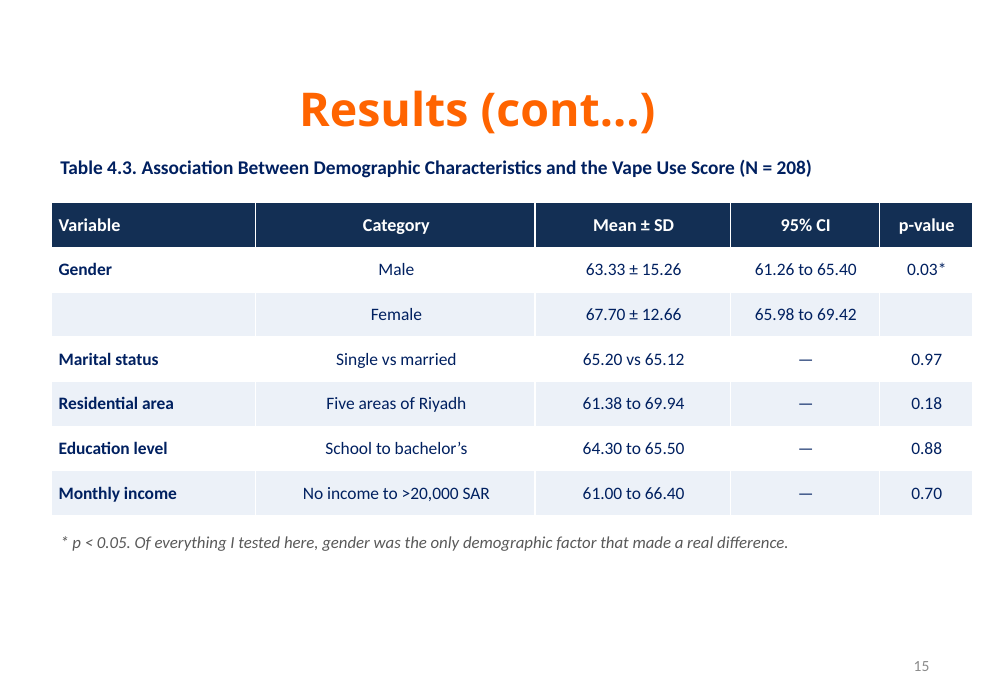
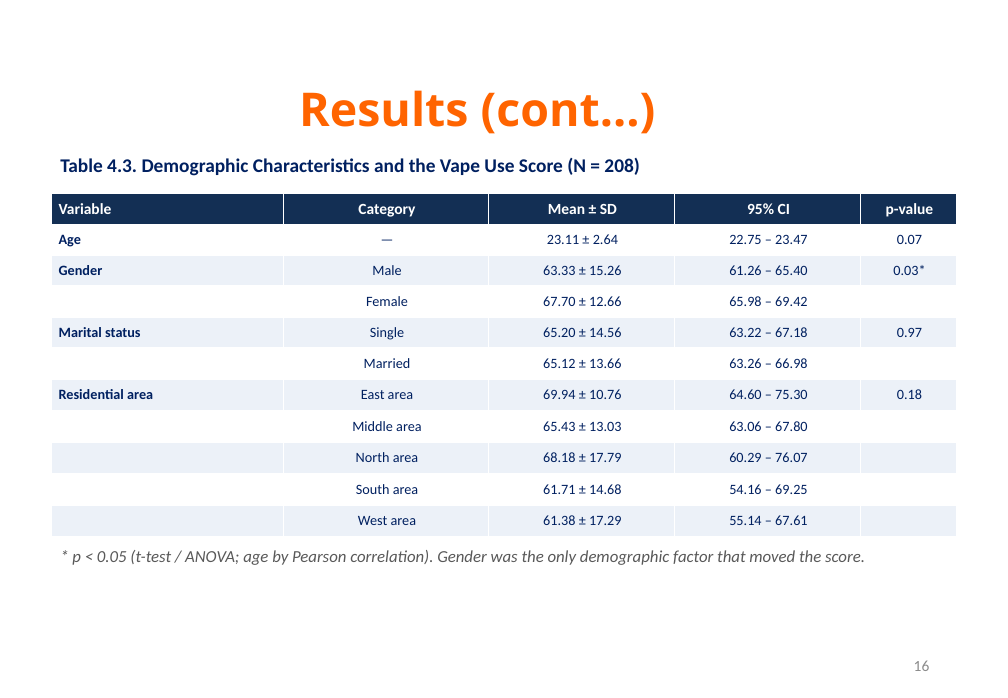
Before and after one commit to alinoshiliabunader-arch/CIPC, a slide deck: slide 16 of output/Basmah_Alanazi_Thesis_Defense.pptx (slide 15 before the commit). Drawn at 1008x698 pixels with LibreOffice and Linux fonts; fonts in the diff are those of the drawing; background and template pictures are left out. Boxes give left, top, right and bottom in pixels: in the first picture for what was removed or moved away, otherwise in the second. Text is boxed around its words. In the diff, an @@ line names an element or a change of style, - is before the commit and + after.

```diff
--- a/output/Basmah_Alanazi_Thesis_Defense.pptx
+++ b/output/Basmah_Alanazi_Thesis_Defense.pptx
@@ text at (60,158,639,176): text changed @@
-Table 4.3. Association Between Demographic Characteristics and the Vape Use Score (N = 208)
+Table 4.3. Demographic Characteristics and the Vape Use Score (N = 208)
@@ table at (51,194,957,531) @@
-row 2: Gender | Male | 63.33 ± 15.26 | 61.26 to 65.40 | 0.03*
-row 3:  | Female | 67.70 ± 12.66 | 65.98 to 69.42 | 
-row 4: Marital status | Single vs married | 65.20 vs 65.12 | — | 0.97
-row 5: Residential area | Five areas of Riyadh | 61.38 to 69.94 | — | 0.18
-row 6: Education level | School to bachelor’s | 64.30 to 65.50 | — | 0.88
-row 7: Monthly income | No income to >20,000 SAR | 61.00 to 66.40 | — | 0.70
+row 2: Age | — | 23.11 ± 2.64 | 22.75 – 23.47 | 0.07
+row 3: Gender | Male | 63.33 ± 15.26 | 61.26 – 65.40 | 0.03*
+row 4:  | Female | 67.70 ± 12.66 | 65.98 – 69.42 | 
+row 5: Marital status | Single | 65.20 ± 14.56 | 63.22 – 67.18 | 0.97
+row 6:  | Married | 65.12 ± 13.66 | 63.26 – 66.98 | 
+row 7: Residential area | East area | 69.94 ± 10.76 | 64.60 – 75.30 | 0.18
+row 8:  | Middle area | 65.43 ± 13.03 | 63.06 – 67.80 | 
+row 9:  | North area | 68.18 ± 17.79 | 60.29 – 76.07 | 
+row 10:  | South area | 61.71 ± 14.68 | 54.16 – 69.25 | 
+row 11:  | West area | 61.38 ± 17.29 | 55.14 – 67.61 | 
@@ table: place and size @@
-table at (51,203,973,516)
+table at (51,194,957,531)
@@ text at (72,550,865,565): text changed @@
-* p < 0.05. Of everything I tested here, gender was the only demographic factor that made a real difference.
+* p < 0.05 (t-test / ANOVA; age by Pearson correlation). Gender was the only demographic factor that moved the score.
@@ page number at (914,660,930,671): text changed @@
-15
+16
```
Also in this commit, not shown: 7 other slides changed, 7 slides added, 1 slide removed.
